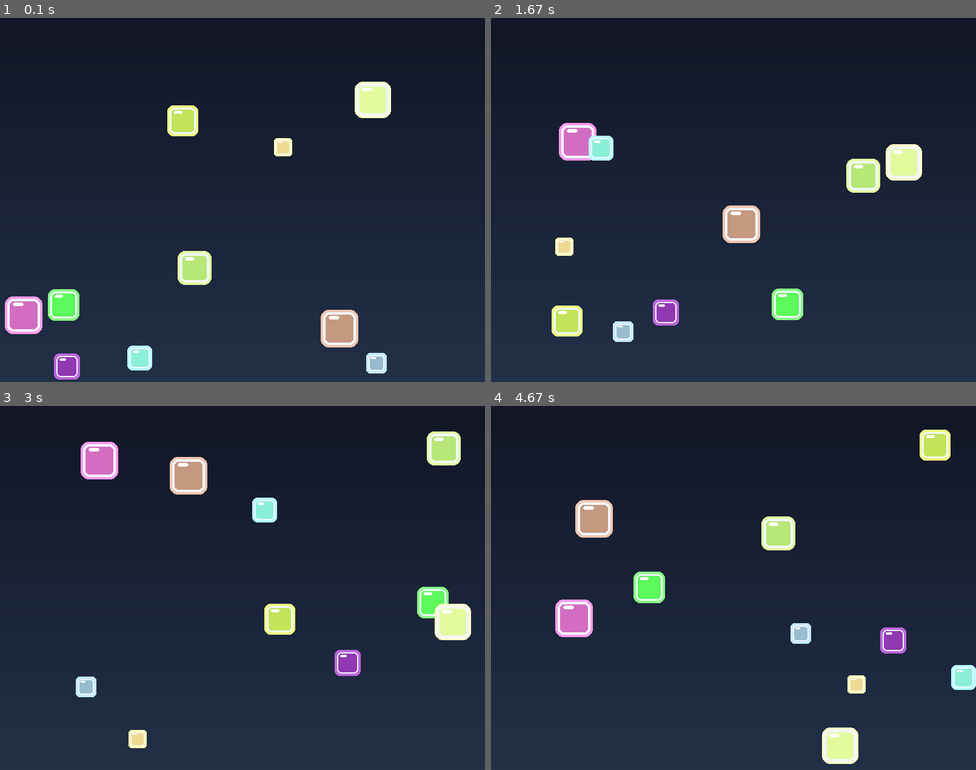
Above: before the commit, frames 1-4 (two rows, left to right).
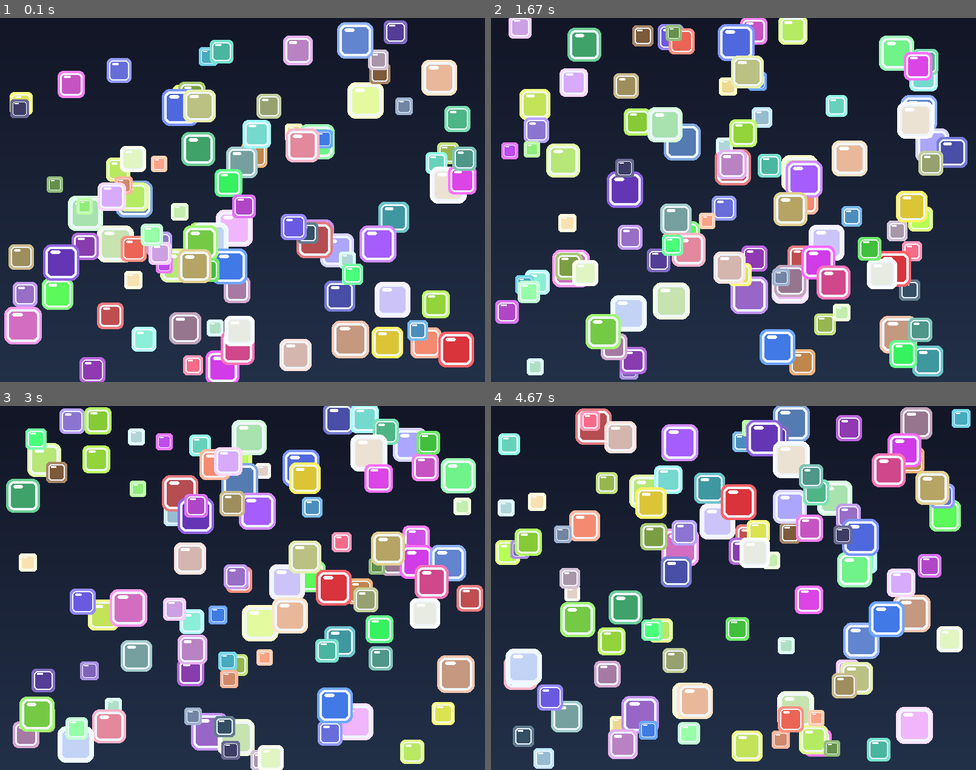
Above: after the commit, the same moments.

Repository: JustinDCosta/lab10-updated-pygame
Game: pygame game, started from main.py
The game is run twice, just before and just after one commit, with the same random seed, the same clock (stepped at 60 frames per second) and the same inputs.
Inputs:
- Up to frame 1 (0.1 s): no input
- Up to frame 2 (1.67 s): no input
- Up to frame 3 (3 s): no input
- Up to frame 4 (4.67 s): no input

The runs differ from the first frame. In frame 1, 34% of the frame differs, in the area x 0-99%, y 0-100%; in frame 2, 37%; in frame 3, 38%; in frame 4, 38%, in the area x 0-100%, y 0-100%.

Commit message:
Remove jitter by disabling random drift

Diff:
--- a/main.py
+++ b/main.py
@@ -1,4 +1,4 @@
-"""Pygame app that renders 10 squares moving with random drift and edge bounce."""
+"""Pygame app that renders 100 squares moving in straight lines with edge bounce."""
 
 from __future__ import annotations
 
@@ -13,17 +13,16 @@
 BG_BOTTOM_COLOR: tuple[int, int, int] = (34, 48, 72)
 FPS: int = 60
 
-SQUARE_COUNT: int = 10
+SQUARE_COUNT: int = 100  # Increased to 100
 SQUARE_SIZE: int = 30
-SQUARE_MIN_SIZE: int = 18
-SQUARE_MAX_SIZE: int = 54
+SQUARE_MIN_SIZE: int = 18  # Global min size
+SQUARE_MAX_SIZE: int = 54  # Global max size
 SQUARE_BORDER_COLOR: tuple[int, int, int] = (240, 246, 255)
 SPEED_MIN: int = 1
 SPEED_MAX: int = 4
+GLOBAL_MAX_SPEED: float = 6.0  # Defined global max speed
 COLOR_MIN: int = 50
 COLOR_MAX: int = 255
-DRIFT_CHANCE: float = 0.05
-DRIFT_DELTA: float = 0.5
 
 
 @dataclass
@@ -36,21 +35,37 @@
     vy: float
     color: tuple[int, int, int]
     size: int = SQUARE_SIZE
+    max_speed: float = GLOBAL_MAX_SPEED  # Added max speed attribute
 
 
 def create_random_square() -> Square:
     """Create one square at a random position with random velocity."""
     size = random.randint(SQUARE_MIN_SIZE, SQUARE_MAX_SIZE)
+
+    # Calculate max speed: the bigger the size, the slower the max speed.
+    # We use a 0-1 scale based on the size limits. 1.0 means it's the minimum size.
+    size_factor = (SQUARE_MAX_SIZE - size) / max(1, (SQUARE_MAX_SIZE - SQUARE_MIN_SIZE))
+
+    # Scale speed between a minimum floor (1.0) and the GLOBAL_MAX_SPEED
+    max_speed = 1.0 + (GLOBAL_MAX_SPEED - 1.0) * size_factor
+    max_speed = min(max_speed, GLOBAL_MAX_SPEED)  # Ensure it never exceeds global scale
+
     x = random.randint(0, SCREEN_WIDTH - size)
     y = random.randint(0, SCREEN_HEIGHT - size)
-    vx = random.choice([-1, 1]) * random.randint(SPEED_MIN, SPEED_MAX)
-    vy = random.choice([-1, 1]) * random.randint(SPEED_MIN, SPEED_MAX)
+
+    # Cap the initial starting speed to its personal max_speed
+    start_speed_x = min(random.randint(SPEED_MIN, SPEED_MAX), max_speed)
+    start_speed_y = min(random.randint(SPEED_MIN, SPEED_MAX), max_speed)
+
+    vx = random.choice([-1, 1]) * start_speed_x
+    vy = random.choice([-1, 1]) * start_speed_y
+
     color = (
         random.randint(COLOR_MIN, COLOR_MAX),
         random.randint(COLOR_MIN, COLOR_MAX),
         random.randint(COLOR_MIN, COLOR_MAX),
     )
-    return Square(x=x, y=y, vx=vx, vy=vy, color=color, size=size)
+    return Square(x=x, y=y, vx=vx, vy=vy, color=color, size=size, max_speed=max_speed)
 
 
 def create_squares(count: int) -> list[Square]:
@@ -78,10 +93,6 @@
     """Advance one square by one frame."""
     square.x += square.vx
     square.y += square.vy
-
-    if random.random() < DRIFT_CHANCE:
-        square.vx += random.uniform(-DRIFT_DELTA, DRIFT_DELTA)
-        square.vy += random.uniform(-DRIFT_DELTA, DRIFT_DELTA)
 
     _apply_boundary(square)
 
--- a/test_main.py
+++ b/test_main.py
@@ -195,26 +195,19 @@
     def test_no_collision_inside_bounds(self):
         """Test that square moves normally when not at edges."""
         square = Square(x=200, y=200, vx=3, vy=4, color=(255, 0, 0))
-        original_vx = square.vx
-        original_vy = square.vy
-        update_square(square)
-        # Velocity might change due to random drift, but position should move
+        update_square(square)
         assert square.x > 200
         assert square.y > 200
 
-    def test_random_drift_possibility(self):
-        """Test that random direction changes can occur (probabilistic test)."""
-        velocities_changed = 0
-        for _ in range(200):  # Run multiple times to catch random drift
-            square = Square(x=200, y=200, vx=2.0, vy=2.0, color=(255, 0, 0))
-            original_vx = square.vx
-            original_vy = square.vy
+    def test_velocity_stays_constant_without_drift(self):
+        """Test that velocity remains constant when no boundary collisions occur."""
+        square = Square(x=200, y=200, vx=2.0, vy=1.0, color=(255, 0, 0))
+        for _ in range(50):
             update_square(square)
-            # Check if velocity was changed by drift (within tolerance for float precision)
-            if abs(square.vx - original_vx) > 0.01 or abs(square.vy - original_vy) > 0.01:
-                velocities_changed += 1
-        # With 5% chance per frame over 200 frames, we should see at least some changes
-        assert velocities_changed > 0
+        assert square.vx == 2.0
+        assert square.vy == 1.0
+        assert square.x == 300.0
+        assert square.y == 250.0
 
 
 class TestUpdateSquares:
@@ -307,18 +300,17 @@
                 assert 0 <= square.x <= SCREEN_WIDTH - square.size
                 assert 0 <= square.y <= SCREEN_HEIGHT - square.size
 
-    def test_velocity_changes_under_random_drift(self):
-        """Test that velocity can drift randomly over time."""
-        sqrt = Square(x=200, y=200, vx=2.0, vy=2.0, color=(255, 0, 0))
+    def test_velocity_stays_constant_without_drift(self):
+        """Test that velocity stays constant over time without random drift."""
+        sqrt = Square(x=200, y=200, vx=1.5, vy=1.0, color=(255, 0, 0))
         velocities_seen = set()
         velocities_seen.add((sqrt.vx, sqrt.vy))
 
-        for _ in range(100):
+        for _ in range(80):
             update_square(sqrt)
             velocities_seen.add((sqrt.vx, sqrt.vy))
 
-        # Should see more than one unique velocity pair due to random drift
-        assert len(velocities_seen) > 1
+        assert len(velocities_seen) == 1
 
 
 if __name__ == "__main__":
Not shown, changed: JOURNAL.md
